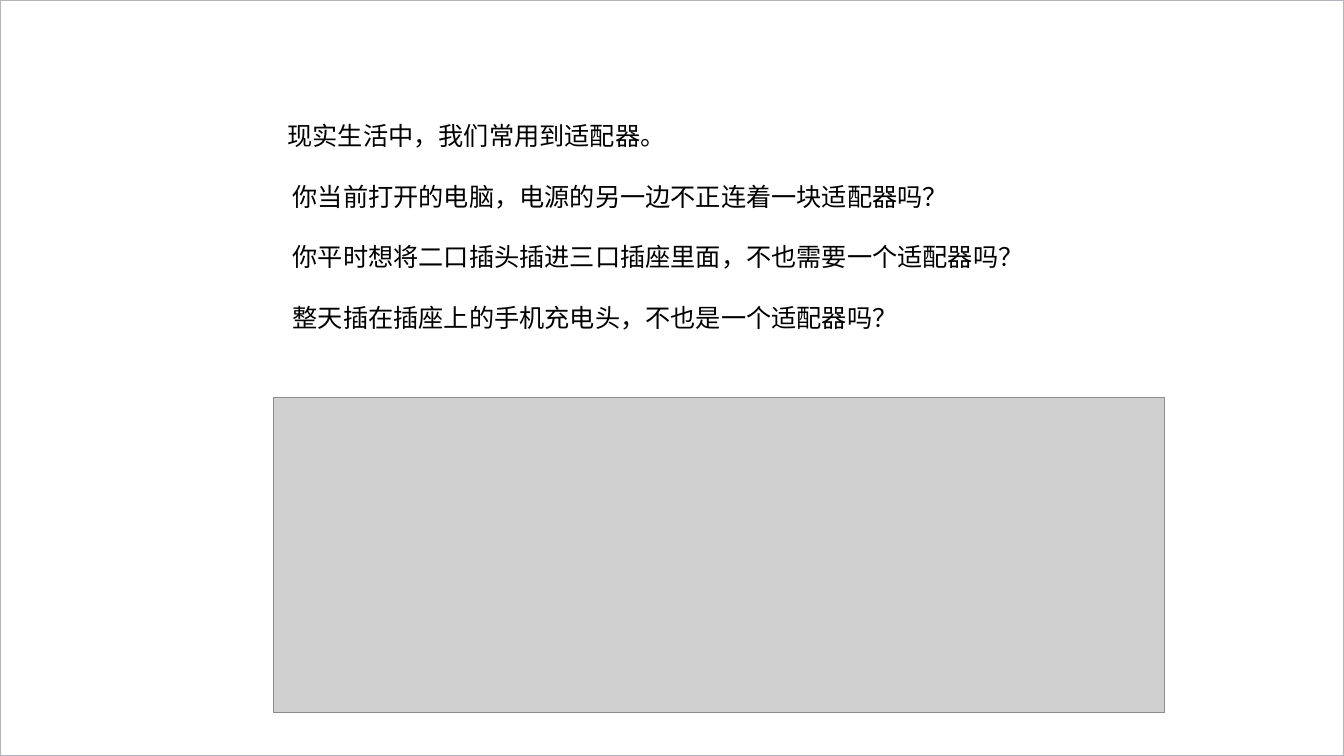
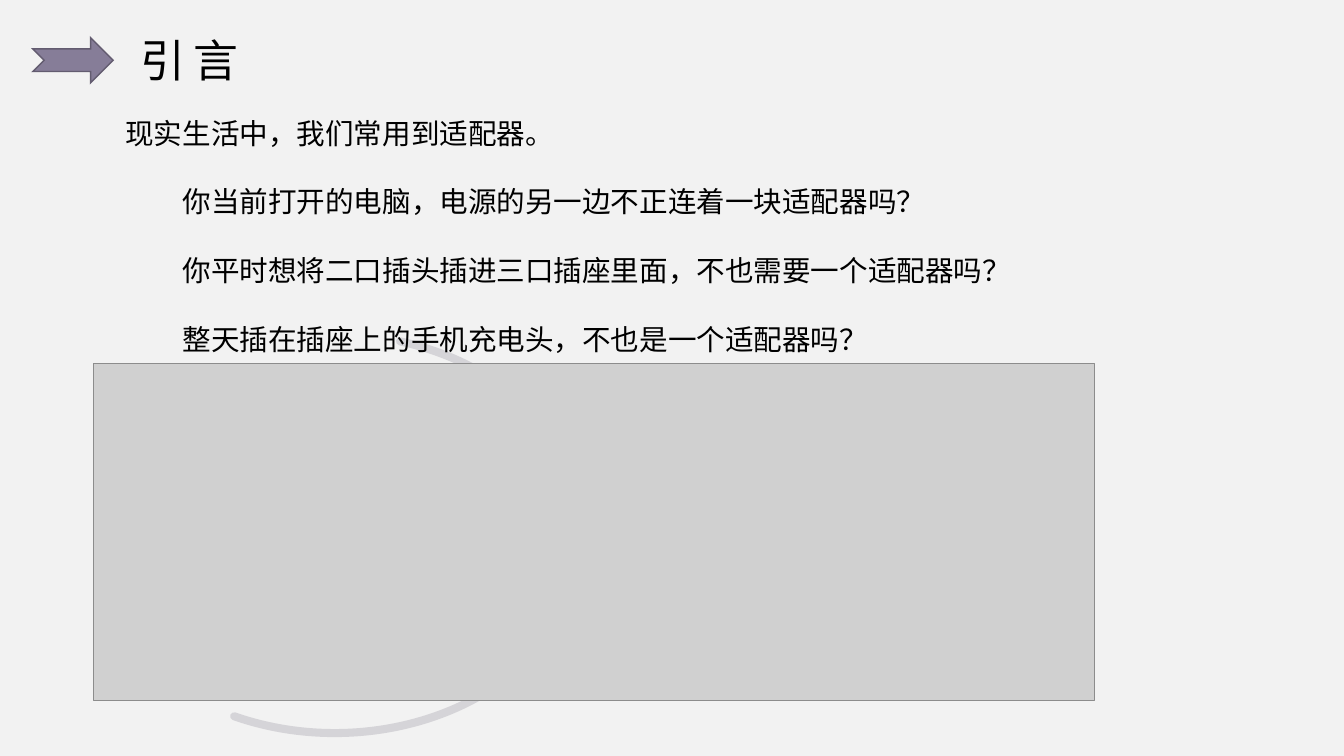
Before and after one commit to ulquiola/Adapter, a slide deck: slide 4 of 适配器模式.pptx. Drawn at 1344x756 pixels with LibreOffice and Linux fonts; fonts in the diff are those of the drawing; grey boxes stand for pictures; background and template pictures are left out. Boxes give left, top, right and bottom in pixels: in the first picture for what was removed or moved away, otherwise in the second. Text is boxed around its words. In the diff, an @@ line names an element or a change of style, - is before the commit and + after.

```diff
--- a/适配器模式.pptx
+++ b/适配器模式.pptx
@@ background picture (left out) to #F2F2F2 @@
@@ rectangle removed at bbox=[0, 0, 1344, 756] @@
@@ notched right arrow added at bbox=[33, 37, 114, 83], fill #867D98, outline #635C70 1 pt @@
@@ text added at bbox=[140, 39, 238, 81], 32 pt, text #000000 @@
+引言
@@ text "现实生活中，我们常用到适配器。": place and size @@
-text "现实生活中，我们常用到适配器。" at bbox=[287, 123, 1024, 330]
+text "现实生活中，我们常用到适配器。" at bbox=[125, 120, 1011, 353]
@@ text "现实生活中，我们常用到适配器。" at bbox=[125, 120, 1011, 353]: size 18 to 20.4 pt @@
@@ arc (boxed as its full ellipse) added at bbox=[84, 335, 584, 734], outline #635C70 5.75 pt @@
@@ picture: place and size @@
-picture at bbox=[273, 397, 1165, 712]
+picture at bbox=[93, 364, 1094, 701]
```
Also in this commit, not shown: 8 other slides changed.
